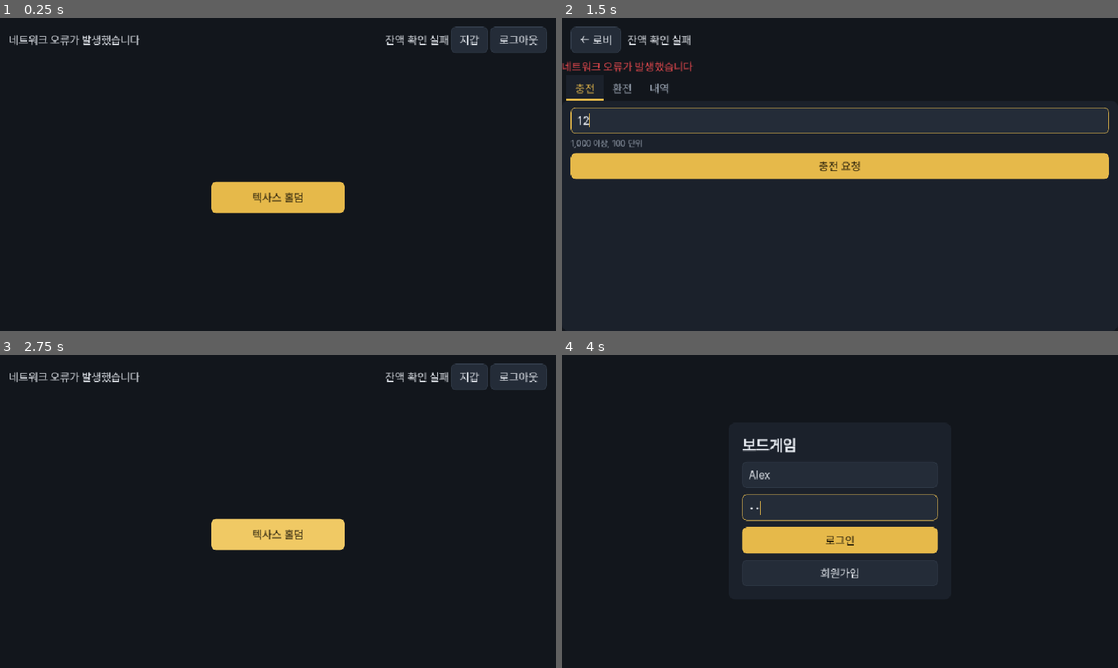
Above: before the commit, frames 1-4 (two rows, left to right).
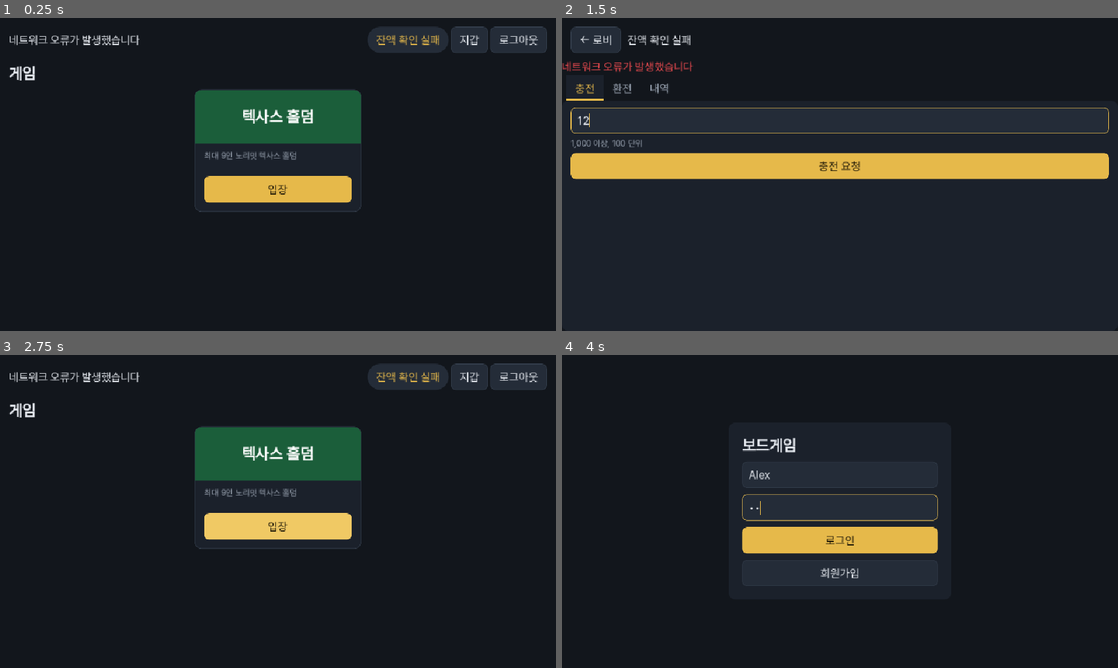
Above: after the commit, the same moments.

Repository: modify879/board-game-godot
Game: Godot game, scene res://lobby/lobby.tscn
The game is run twice, just before and just after one commit, with the same random seed, the same clock (stepped at 60 frames per second) and the same inputs. This scene is started directly instead of the project's main scene.
Inputs (mouse positions are in pixels of both pictures, inside the frame that each line leads up to):
- Up to frame 1 (0.25 s): no input
- Up to frame 2 (1.5 s): click "지갑" at 0.5 s; click (840, 121) at 1.27 s; type "12" at 1.35 s
- Up to frame 3 (2.75 s): click "← 로비" at 2 s
- Up to frame 4 (4 s): click "로그아웃" at 2.75 s; click (840, 473) at 3.52 s; type "Alex" at 3.6 s; click (840, 508) at 3.75 s; type "12" at 3.83 s

The runs differ from the first frame. In frame 1, 8.4% of the frame differs, in the area x 1-81%, y 3-63%; in frame 2, nothing differs; in frame 3, 8.4%; in frame 4, less than 0.1%.

Commit message:
feat(lobby): 게임 카드와 잔액 표시로 로비를 꾸민다

Diff:
--- a/core/ui/theme.tres
+++ b/core/ui/theme.tres
@@ -479,6 +479,33 @@
 content_margin_top = 0
 content_margin_right = 0
 content_margin_bottom = 0
+
+[sub_resource type="StyleBoxFlat" id="pill"]
+bg_color = Color(0.1412, 0.1725, 0.2196, 1)
+corner_radius_top_left = 999
+corner_radius_top_right = 999
+corner_radius_bottom_right = 999
+corner_radius_bottom_left = 999
+content_margin_left = 16
+content_margin_top = 6
+content_margin_right = 16
+content_margin_bottom = 6
+
+[sub_resource type="StyleBoxFlat" id="card"]
+bg_color = Color(0.1059, 0.1294, 0.1686, 1)
+border_width_left = 1
+border_width_top = 1
+border_width_right = 1
+border_width_bottom = 1
+border_color = Color(0.1961, 0.2353, 0.2902, 1)
+corner_radius_top_left = 12
+corner_radius_top_right = 12
+corner_radius_bottom_right = 12
+corner_radius_bottom_left = 12
+content_margin_left = 1
+content_margin_top = 1
+content_margin_right = 1
+content_margin_bottom = 1
 
 [resource]
 default_font = ExtResource("1_font")
@@ -596,3 +623,9 @@
 PopupMenu/colors/font_hover_color = Color(0.9098, 0.9255, 0.9490, 1)
 PopupMenu/colors/font_disabled_color = Color(0.4196, 0.4588, 0.5176, 1)
 PopupMenu/constants/v_separation = 8
+PanelPill/base_type = &"PanelContainer"
+PanelPill/styles/panel = SubResource("pill")
+PanelCard/base_type = &"PanelContainer"
+PanelCard/styles/panel = SubResource("card")
+LabelAccent/base_type = &"Label"
+LabelAccent/colors/font_color = Color(0.9020, 0.7255, 0.2902, 1)
--- a/lobby/lobby.gd
+++ b/lobby/lobby.gd
@@ -2,7 +2,8 @@
 ## Minimal lobby shell: nickname + logout + game list.
 
 const GAMES := [
-	{"title": "텍사스 홀덤", "scene": "res://games/holdem/table_list.tscn"},
+	{"title": "텍사스 홀덤", "scene": "res://games/holdem/table_list.tscn",
+		"description": "최대 9인 노리밋 텍사스 홀덤", "color": Color("1B5E3A")},
 ]
 
 @onready var nickname_label: Label = %NicknameLabel
@@ -10,7 +11,7 @@
 @onready var wallet_button: Button = %WalletButton
 @onready var admin_button: Button = %AdminButton
 @onready var logout_button: Button = %LogoutButton
-@onready var game_list: VBoxContainer = %GameList
+@onready var game_list: HFlowContainer = %GameList
 
 
 func _ready() -> void:
@@ -20,12 +21,9 @@
 	admin_button.pressed.connect(func() -> void: get_tree().change_scene_to_file("res://admin/admin.tscn"))
 	Balance.load_into(balance_label)
 	for game in GAMES:
-		var button := Button.new()
-		button.text = game.title
-		button.theme_type_variation = &"ButtonPrimary"
-		button.custom_minimum_size = Vector2(240, 56)
-		button.pressed.connect(func() -> void: get_tree().change_scene_to_file(game.scene))
-		game_list.add_child(button)
+		game_list.add_child(_make_card(game))
+	_fit_cards()
+	resized.connect(_fit_cards)
 	var r := await Api.request(HTTPClient.METHOD_GET, "/api/users/%d" % Api.user_id)
 	if r.ok:
 		nickname_label.text = "%s님" % r.data.nickname
@@ -33,6 +31,57 @@
 		nickname_label.text = ErrorText.of(r.error)
 
 
+func _make_card(game: Dictionary) -> PanelContainer:
+	var card := PanelContainer.new()
+	card.theme_type_variation = &"PanelCard"
+	card.custom_minimum_size = Vector2(300, 220)
+	var box := VBoxContainer.new()
+	box.add_theme_constant_override("separation", 12)
+	card.add_child(box)
+	var banner := PanelContainer.new()
+	banner.custom_minimum_size.y = 96
+	var sb := StyleBoxFlat.new()
+	sb.bg_color = game.color
+	sb.corner_radius_top_left = 11
+	sb.corner_radius_top_right = 11
+	banner.add_theme_stylebox_override("panel", sb)
+	var title := Label.new()
+	title.text = game.title
+	title.theme_type_variation = &"LabelTitle"
+	title.add_theme_color_override("font_color", Color.WHITE)
+	title.horizontal_alignment = HORIZONTAL_ALIGNMENT_CENTER
+	title.vertical_alignment = VERTICAL_ALIGNMENT_CENTER
+	banner.add_child(title)
+	box.add_child(banner)
+	var pad := MarginContainer.new()
+	pad.size_flags_vertical = Control.SIZE_EXPAND_FILL
+	for side in ["left", "right", "bottom"]:
+		pad.add_theme_constant_override("margin_" + side, 16)
+	box.add_child(pad)
+	var inner := VBoxContainer.new()
+	inner.add_theme_constant_override("separation", 12)
+	pad.add_child(inner)
+	var desc := Label.new()
+	desc.text = game.description
+	desc.theme_type_variation = &"LabelHint"
+	desc.autowrap_mode = TextServer.AUTOWRAP_WORD_SMART
+	desc.size_flags_vertical = Control.SIZE_EXPAND_FILL
+	inner.add_child(desc)
+	var enter := Button.new()
+	enter.text = "입장"
+	enter.theme_type_variation = &"ButtonPrimary"
+	enter.pressed.connect(func() -> void: get_tree().change_scene_to_file(game.scene))
+	inner.add_child(enter)
+	return card
+
+
+## Phone width: each card spans the row.
+func _fit_cards() -> void:
+	var w := size.x - 32.0
+	for card in game_list.get_children():
+		card.custom_minimum_size.x = w if size.x < 700 else 300.0
+
+
 func _on_logout_pressed() -> void:
 	logout_button.disabled = true
 	await Api.logout()
--- a/lobby/lobby.tscn
+++ b/lobby/lobby.tscn
@@ -25,49 +25,62 @@
 theme_override_constants/margin_right = 16
 theme_override_constants/margin_bottom = 16
 
-[node name="HBoxContainer" type="HBoxContainer" parent="VBoxContainer/TopBar"]
+[node name="Bar" type="HFlowContainer" parent="VBoxContainer/TopBar"]
 layout_mode = 2
 
-[node name="NicknameLabel" type="Label" parent="VBoxContainer/TopBar/HBoxContainer"]
+[node name="NicknameLabel" type="Label" parent="VBoxContainer/TopBar/Bar"]
 unique_name_in_owner = true
 layout_mode = 2
 size_flags_horizontal = 3
 clip_text = true
 text = ""
 
-[node name="BalanceLabel" type="Label" parent="VBoxContainer/TopBar/HBoxContainer"]
+[node name="Right" type="HBoxContainer" parent="VBoxContainer/TopBar/Bar"]
+layout_mode = 2
+
+[node name="Pill" type="PanelContainer" parent="VBoxContainer/TopBar/Bar/Right"]
+layout_mode = 2
+theme_type_variation = &"PanelPill"
+
+[node name="BalanceLabel" type="Label" parent="VBoxContainer/TopBar/Bar/Right/Pill"]
 unique_name_in_owner = true
 layout_mode = 2
+theme_type_variation = &"LabelAccent"
 
-[node name="WalletButton" type="Button" parent="VBoxContainer/TopBar/HBoxContainer"]
+[node name="WalletButton" type="Button" parent="VBoxContainer/TopBar/Bar/Right"]
 unique_name_in_owner = true
 layout_mode = 2
 text = "지갑"
 
-[node name="AdminButton" type="Button" parent="VBoxContainer/TopBar/HBoxContainer"]
+[node name="AdminButton" type="Button" parent="VBoxContainer/TopBar/Bar/Right"]
 unique_name_in_owner = true
 visible = false
 layout_mode = 2
 text = "관리"
 
-[node name="LogoutButton" type="Button" parent="VBoxContainer/TopBar/HBoxContainer"]
+[node name="LogoutButton" type="Button" parent="VBoxContainer/TopBar/Bar/Right"]
 unique_name_in_owner = true
 layout_mode = 2
 text = "로그아웃"
 
-[node name="Content" type="Control" parent="VBoxContainer"]
+[node name="Content" type="MarginContainer" parent="VBoxContainer"]
 layout_mode = 2
 size_flags_vertical = 3
+theme_override_constants/margin_left = 16
+theme_override_constants/margin_right = 16
 
-[node name="CenterContainer" type="CenterContainer" parent="VBoxContainer/Content"]
-layout_mode = 1
-anchors_preset = 15
-anchor_right = 1.0
-anchor_bottom = 1.0
-grow_horizontal = 2
-grow_vertical = 2
+[node name="Section" type="VBoxContainer" parent="VBoxContainer/Content"]
+layout_mode = 2
+theme_override_constants/separation = 12
 
-[node name="GameList" type="VBoxContainer" parent="VBoxContainer/Content/CenterContainer"]
+[node name="Heading" type="Label" parent="VBoxContainer/Content/Section"]
+layout_mode = 2
+theme_type_variation = &"LabelTitle"
+text = "게임"
+
+[node name="GameList" type="HFlowContainer" parent="VBoxContainer/Content/Section"]
 unique_name_in_owner = true
 layout_mode = 2
-theme_override_constants/separation = 12
+theme_override_constants/h_separation = 16
+theme_override_constants/v_separation = 16
+alignment = 1
